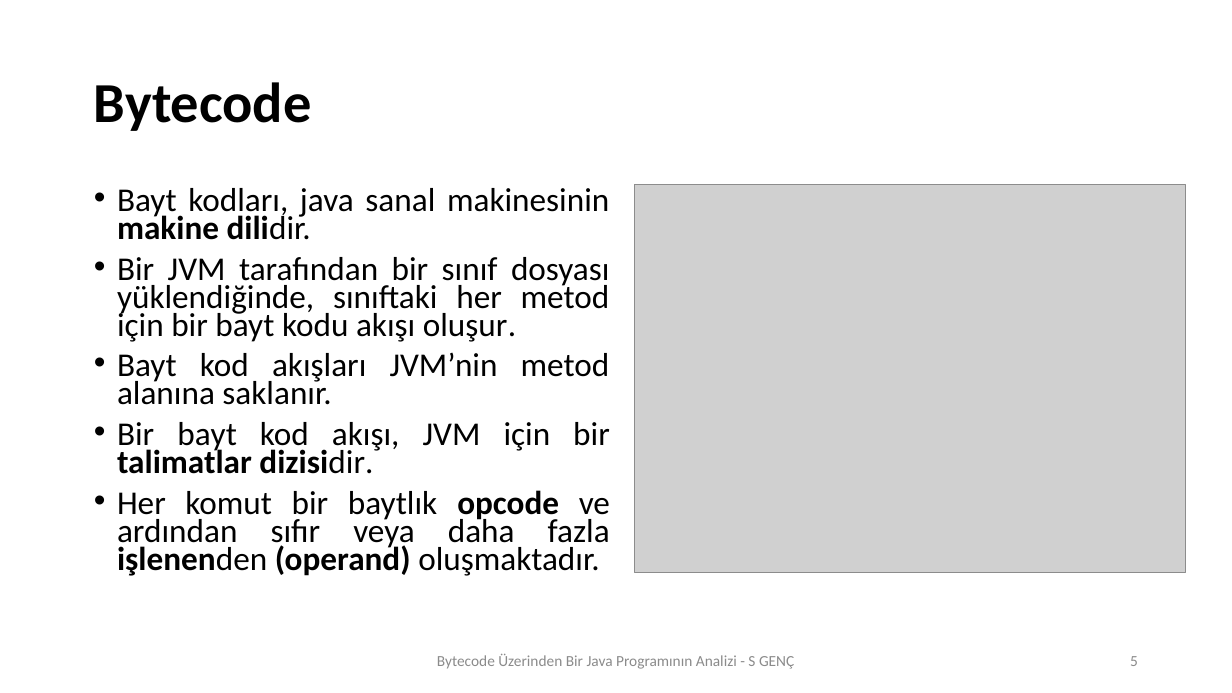
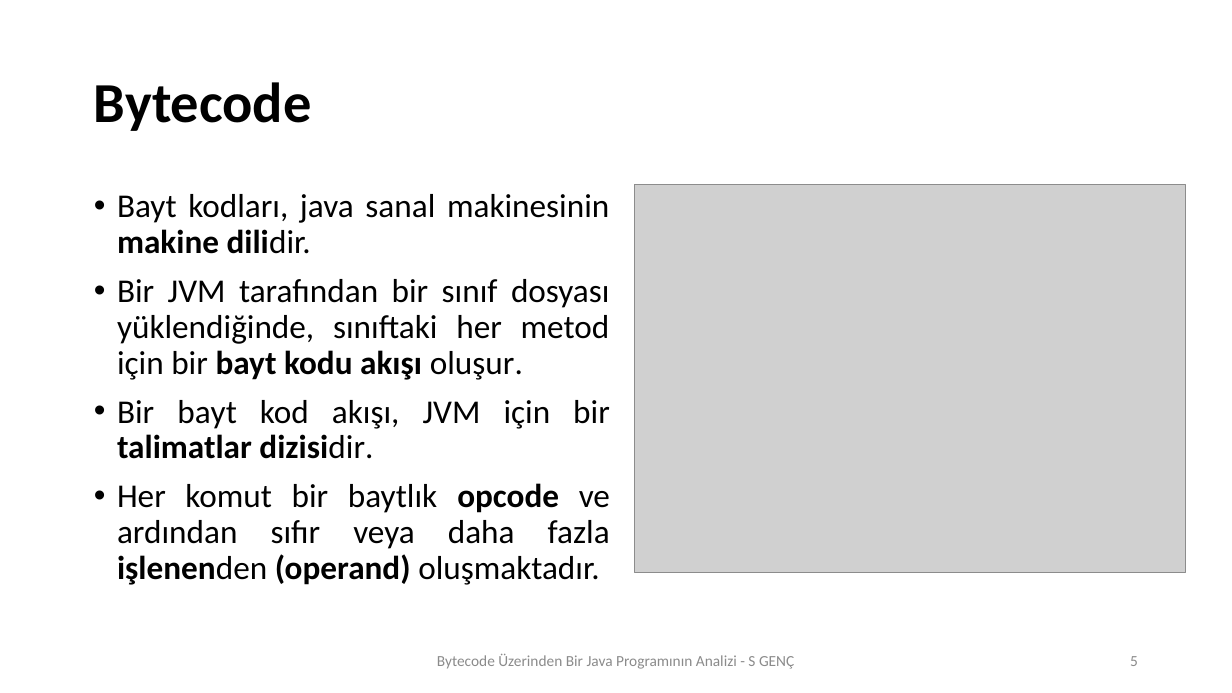
Before and after one commit to SevdanurGENC/ConvertToByteCode, a slide deck: slide 5 of SeminerSunumuII.pptx. Drawn at 1232x693 pixels with LibreOffice and Linux fonts; fonts in the diff are those of the drawing; grey boxes stand for pictures. Boxes give left, top, right and bottom in pixels: in the first picture for what was removed or moved away, otherwise in the second. Text is boxed around its words. In the diff, an @@ line names an element or a change of style, - is before the commit and + after.

```diff
--- a/SeminerSunumuII.pptx
+++ b/SeminerSunumuII.pptx
@@ text "Bayt kodları, java sanal makinesinin ..." at [117,194,610,585]: bold on in "bayt kodu akışı"; line spacing 0.7 to 0.9 @@
@@ text at [117,353,610,405]: paragraph removed @@
-• Bayt kod akışları JVM’nin metod alanına saklanır.
```
Also in this commit, not shown: 10 other slides changed, 1 slide added.
